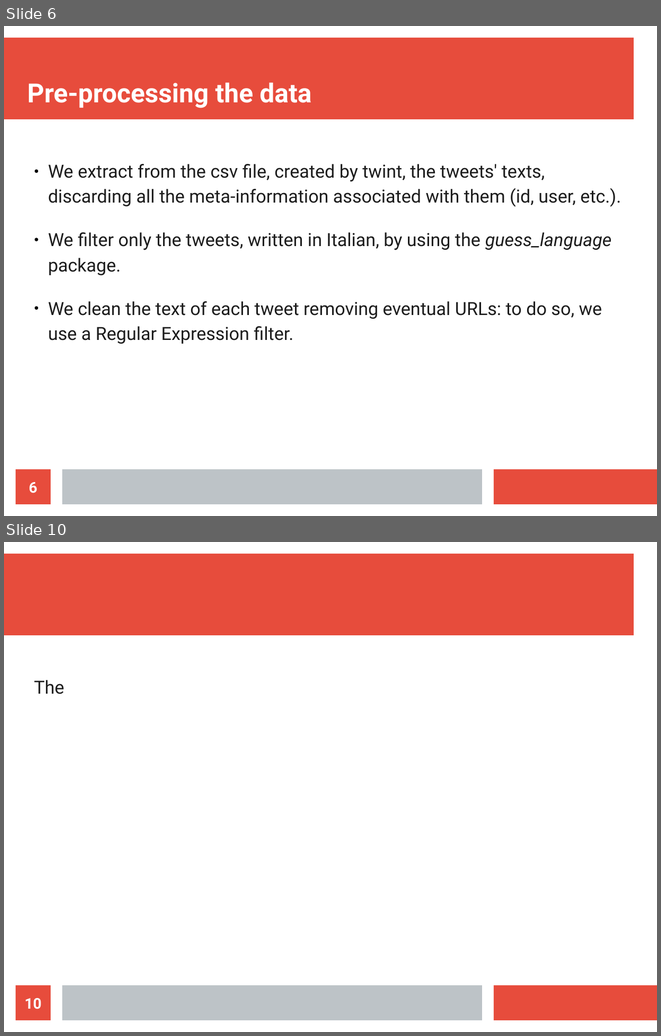
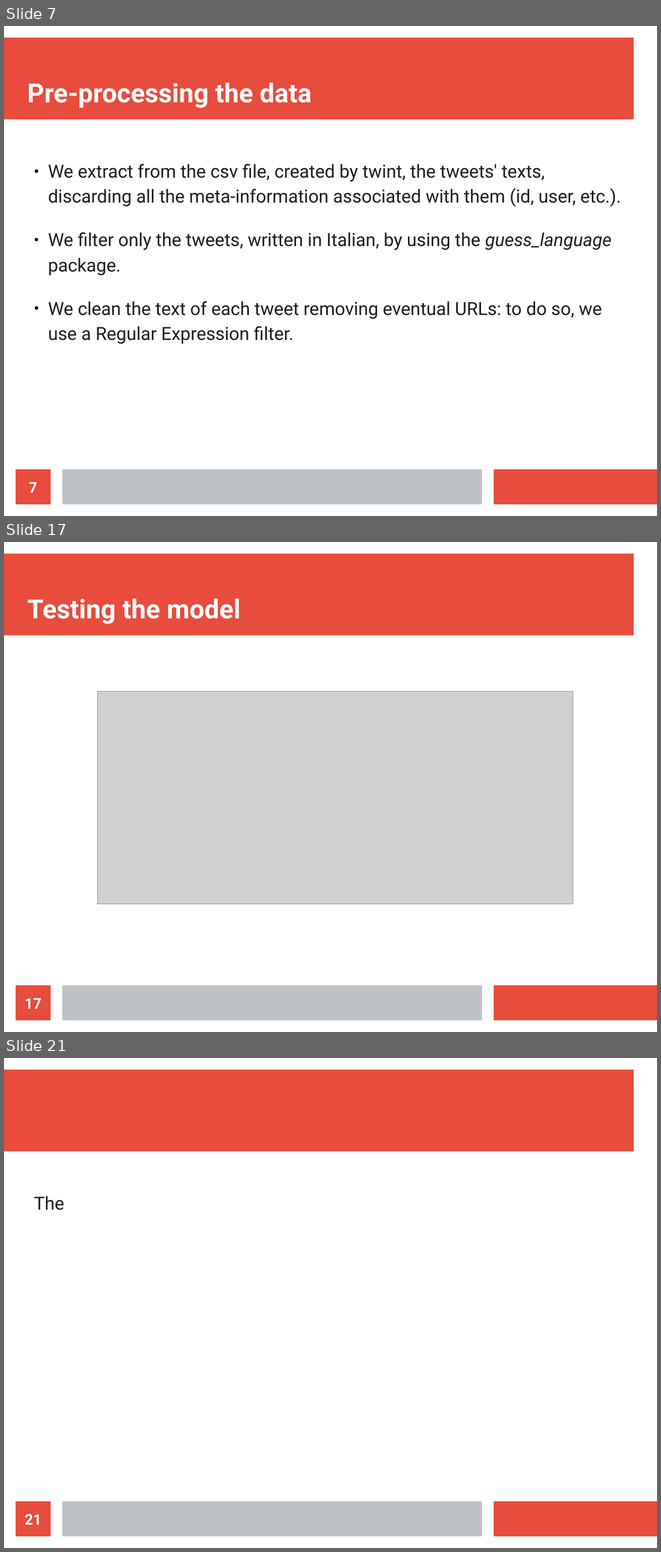
Before and after one commit to MarcoParola/STAD, a slide deck: doc/presentation.odp. Shown one above the other, each under a label of ours: slides 6 and 10 before the commit, slides 7, 17 and 21 after it; the slides between them are not shown. The pictures are 661x1036 and 661x1552 pixels, drawn with LibreOffice and Linux fonts; fonts in the diff are those of the drawing; grey boxes stand for pictures. Boxes give left, top, right and bottom in pixels: in the first picture for what was removed or moved away, otherwise in the second. Text is boxed around its words. In the diff, an @@ line names an element or a change of style, - is before the commit and + after.

```diff
--- a/doc/presentation.odp
+++ b/doc/presentation.odp
@@ slide 17 added at (4,542,657,1032), background #FFFFFF; not listed: 3 template elements that a slide beside it also shows @@
@@ title added at (27,598,240,624), 32 pt, text #FFFFFF, bold @@
+Testing the model
@@ picture added at (98,691,573,904) @@
@@ page number added at (16,985,51,1020), fill #E74C3C, 18 pt, text #FFFFFF, bold @@
+17
@@ what was slide 6 is now slide 7 @@
@@ page number at (29,482,37,492): text changed @@
-6
+7
@@ what was slide 10 is now slide 21 @@
@@ page number at (25,1514,42,1524): text changed @@
-10
+21
```
Also in this commit, not shown: 2 slides changed, 12 other slides added, 4 slides removed.
